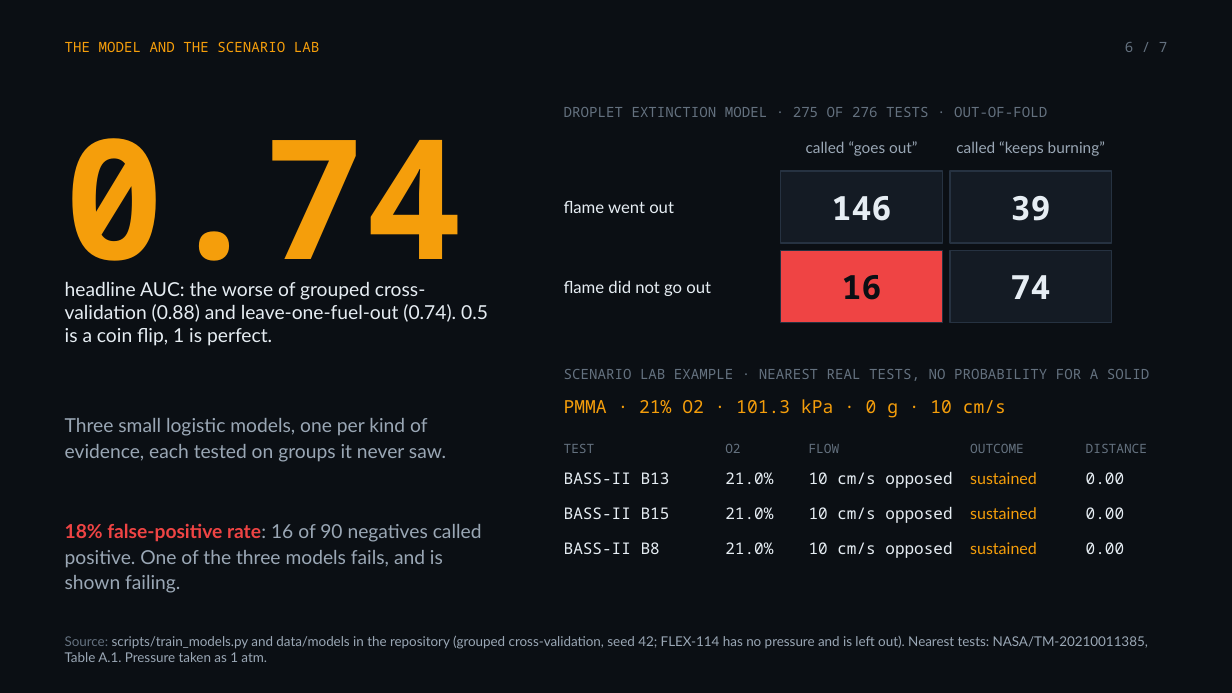
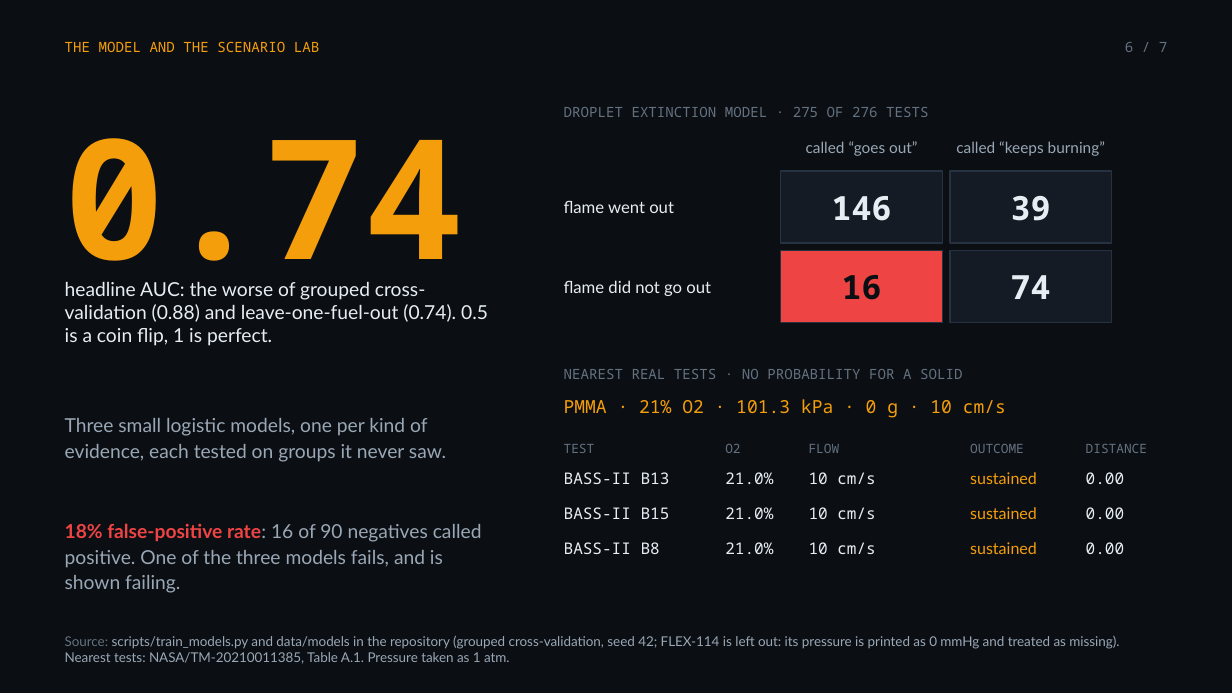
Before and after one commit to ZOGWORK/flamefall-analytics, a slide deck: slide 6 of docs/Flamefall-Analytics-deck.pptx. Drawn at 1232x693 pixels with LibreOffice and Linux fonts; fonts in the diff are those of the drawing. Boxes give left, top, right and bottom in pixels: in the first picture for what was removed or moved away, otherwise in the second. Text is boxed around its words. In the diff, an @@ line names an element or a change of style, - is before the commit and + after.

Commit message:
docs/Flamefall-Analytics-deck.pptx: rebuild with the corrected slides 6 and 7

```diff
--- a/docs/Flamefall-Analytics-deck.pptx
+++ b/docs/Flamefall-Analytics-deck.pptx
@@ text at [564,107,928,117]: text changed @@
-DROPLET EXTINCTION MODEL · 275 OF 276 TESTS · OUT-OF-FOLD
+DROPLET EXTINCTION MODEL · 275 OF 276 TESTS
@@ text at [564,369,962,379]: text changed @@
-SCENARIO LAB EXAMPLE · NEAREST REAL TESTS, NO PROBABILITY FOR A SOLID
+NEAREST REAL TESTS · NO PROBABILITY FOR A SOLID
@@ text at [809,472,875,484]: text changed @@
-10 cm/s opposed
+10 cm/s
@@ text at [809,507,875,519]: text changed @@
-10 cm/s opposed
+10 cm/s
@@ text at [809,542,875,554]: text changed @@
-10 cm/s opposed
+10 cm/s
@@ text at [65,636,1119,664]: text changed @@
-Source: scripts/train_models.py and data/models in the repository (grouped cross-validation, seed 42; FLEX-114 has no pressure and is left out). Nearest tests: NASA/TM-20210011385, Table A.1. Pressure taken as 1 atm.
+Source: scripts/train_models.py and data/models in the repository (grouped cross-validation, seed 42; FLEX-114 is left out: its pressure is printed as 0 mmHg and treated as missing). Nearest tests: NASA/TM-20210011385, Table A.1. Pressure taken as 1 atm.
```
Also in this commit, not shown: 1 other slide changed.
